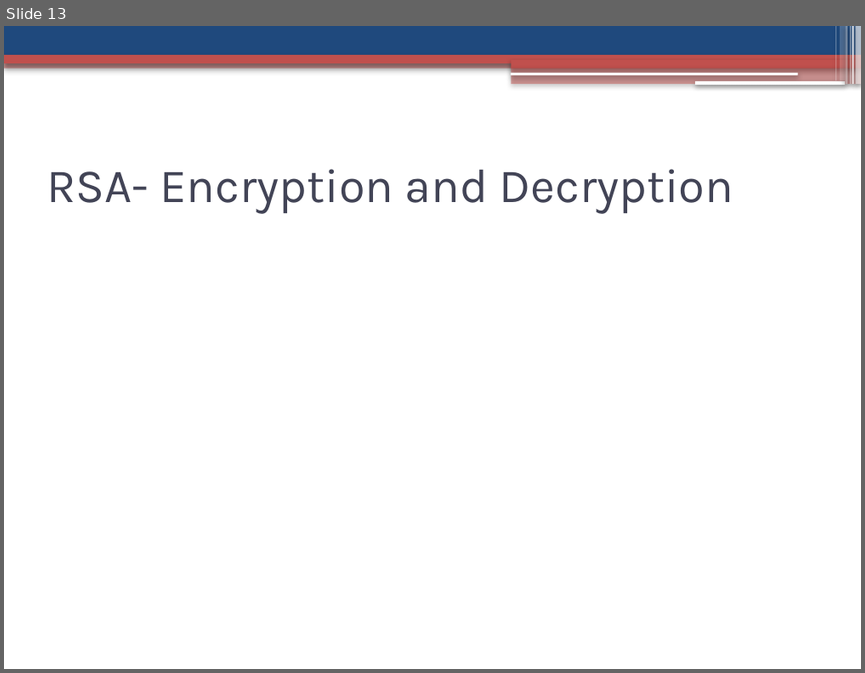
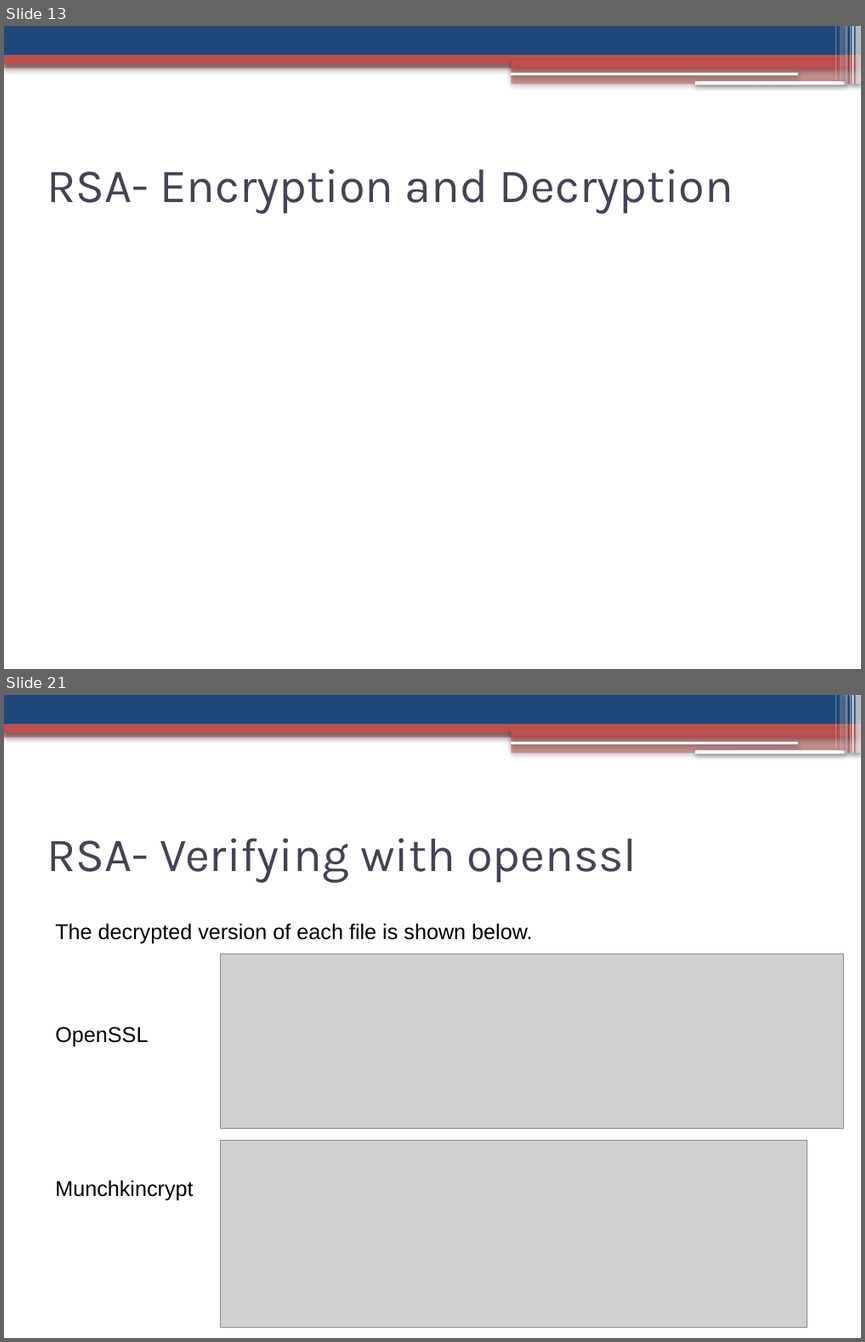
Before and after one commit to jaideng123/Cryptosystems, a slide deck: FinalPresentation.pptx. Shown one above the other, each under a label of ours: slide 13 before the commit, slides 13 and 21 after it; the slides between them are not shown. The pictures are 865x673 and 865x1342 pixels, drawn with LibreOffice and Linux fonts; fonts in the diff are those of the drawing; grey boxes stand for pictures. Boxes give left, top, right and bottom in pixels: in the first picture for what was removed or moved away, otherwise in the second. Text is boxed around its words. In the diff, an @@ line names an element or a change of style, - is before the commit and + after.

Commit message:
Add OpenSSL Testing and RSA Test case slides

```diff
--- a/FinalPresentation.pptx
+++ b/FinalPresentation.pptx
@@ slide 21 added at (x1=4, y1=695, x2=861, y2=1338), background #FFFFFF; not listed: 13 template elements that a slide beside it also shows @@
@@ text added at (x1=46, y1=838, x2=636, y2=882), 40 pt, text #424456 @@
+RSA- Verifying with openssl
@@ text added at (x1=55, y1=923, x2=532, y2=1201), 18 pt, text #000000 @@
+The decrypted version of each file is shown below.
+OpenSSL
+Munchkincrypt
@@ picture added at (x1=221, y1=953, x2=844, y2=1128) @@
@@ picture added at (x1=221, y1=1140, x2=806, y2=1327) @@
```
Also in this commit, not shown: 6 slides changed, 9 other slides added.
